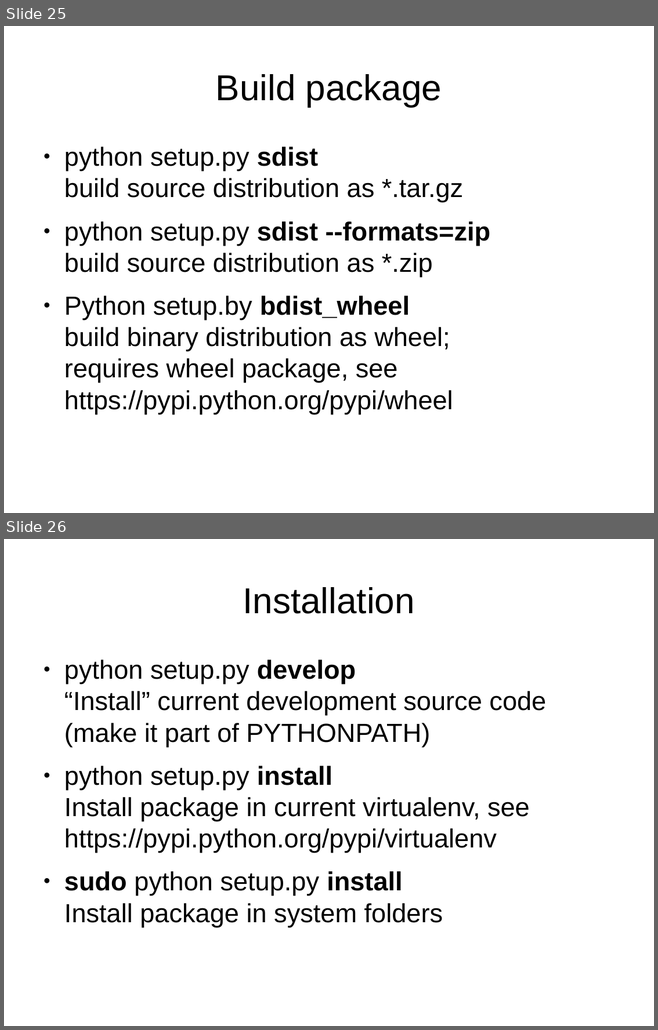
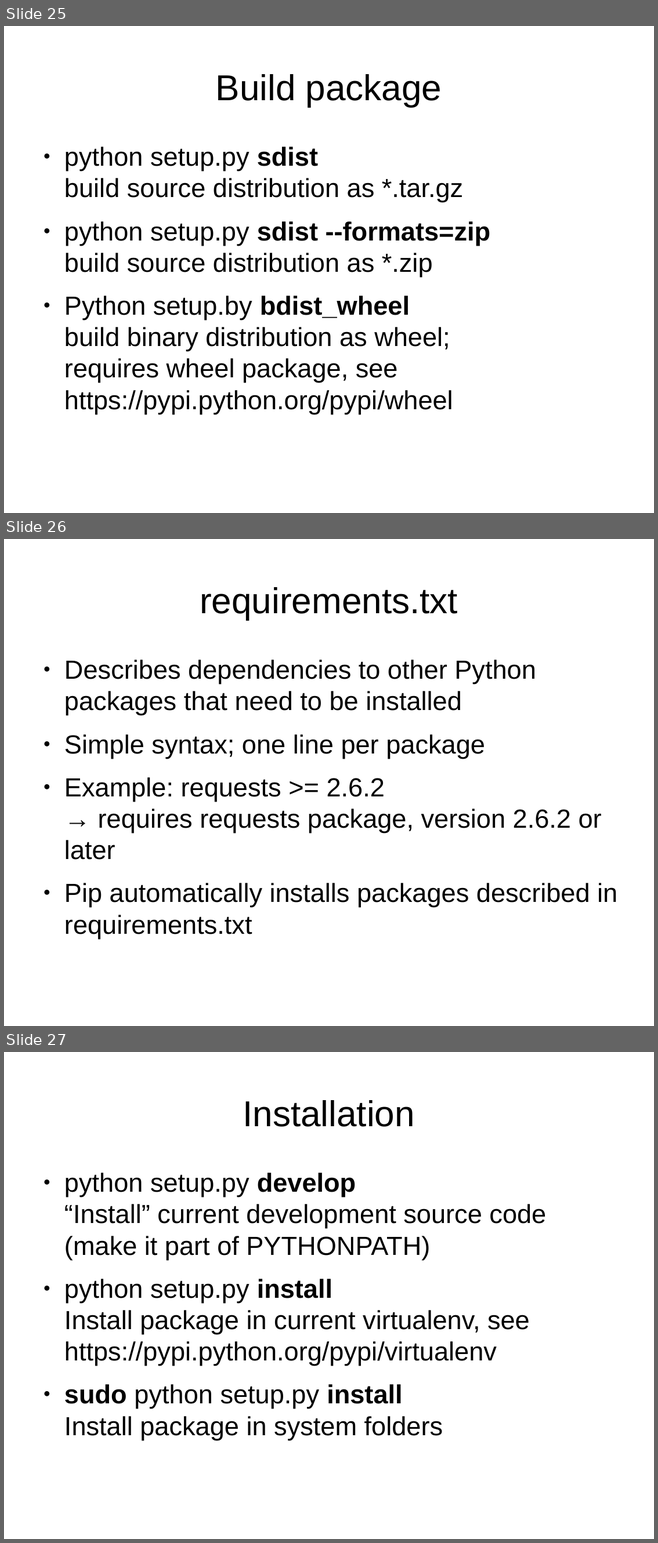
Before and after one commit to roskakori/talks, a slide deck: pygraz/opensourceprojects/Open source projects with Python.odp. Shown one above the other, each under a label of ours: slides 25 and 26 before the commit, slides 25, 26 and 27 after it. The pictures are 658x1030 and 658x1543 pixels, drawn with LibreOffice and Linux fonts; fonts in the diff are those of the drawing. Boxes give left, top, right and bottom in pixels: in the first picture for what was removed or moved away, otherwise in the second. Text is boxed around its words. In the diff, an @@ line names an element or a change of style, - is before the commit and + after.

```diff
--- a/pygraz/opensourceprojects/Open source projects with Python.odp
+++ b/pygraz/opensourceprojects/Open source projects with Python.odp
@@ slide 26 added at (4, 539, 654, 1026), background #FFFFFF @@
@@ title added at (199, 587, 458, 620), 44 pt, text #000000 @@
+requirements.txt
@@ text added at (64, 660, 617, 939), 32 pt, text #000000 @@
+● Describes dependencies to other Python packages that need to be installed
+● Simple syntax; one line per package
+● Example: requests >= 2.6.2
+  → requires requests package, version 2.6.2 or later
+● Pip automatically installs packages described in requirements.txt
@@ what was slide 26 is now slide 27 @@
```
Also in this commit, not shown: 3 slides changed, 9 other slides added, 2 slides removed.
